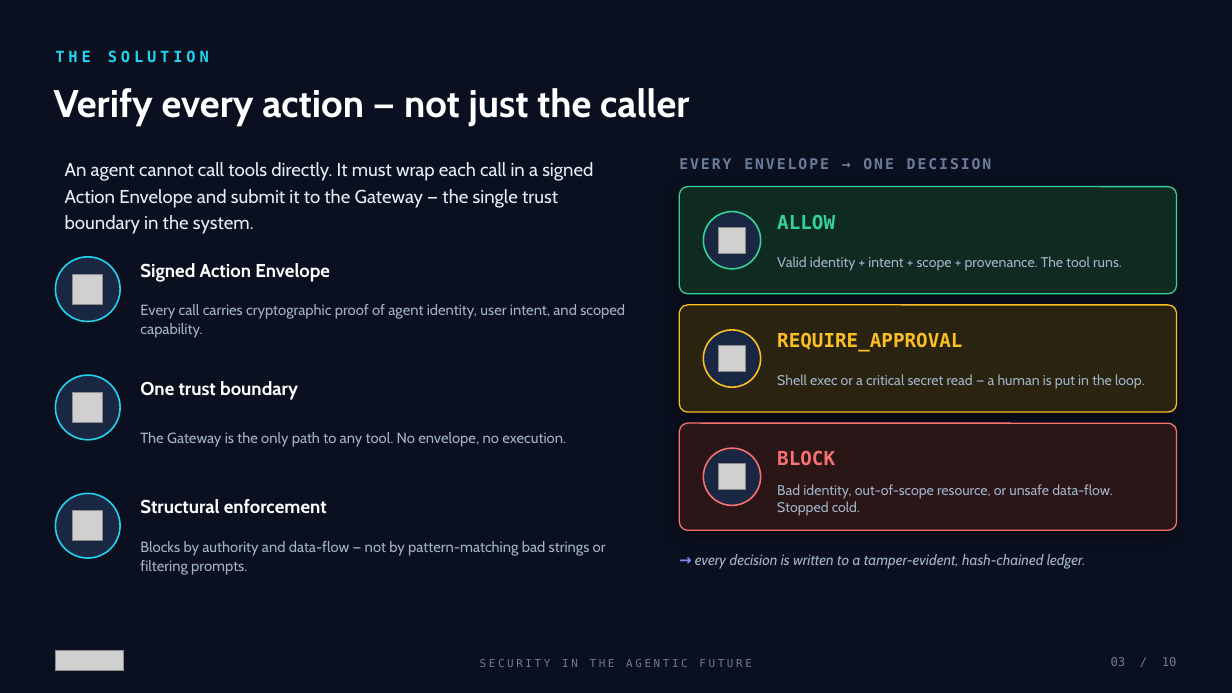
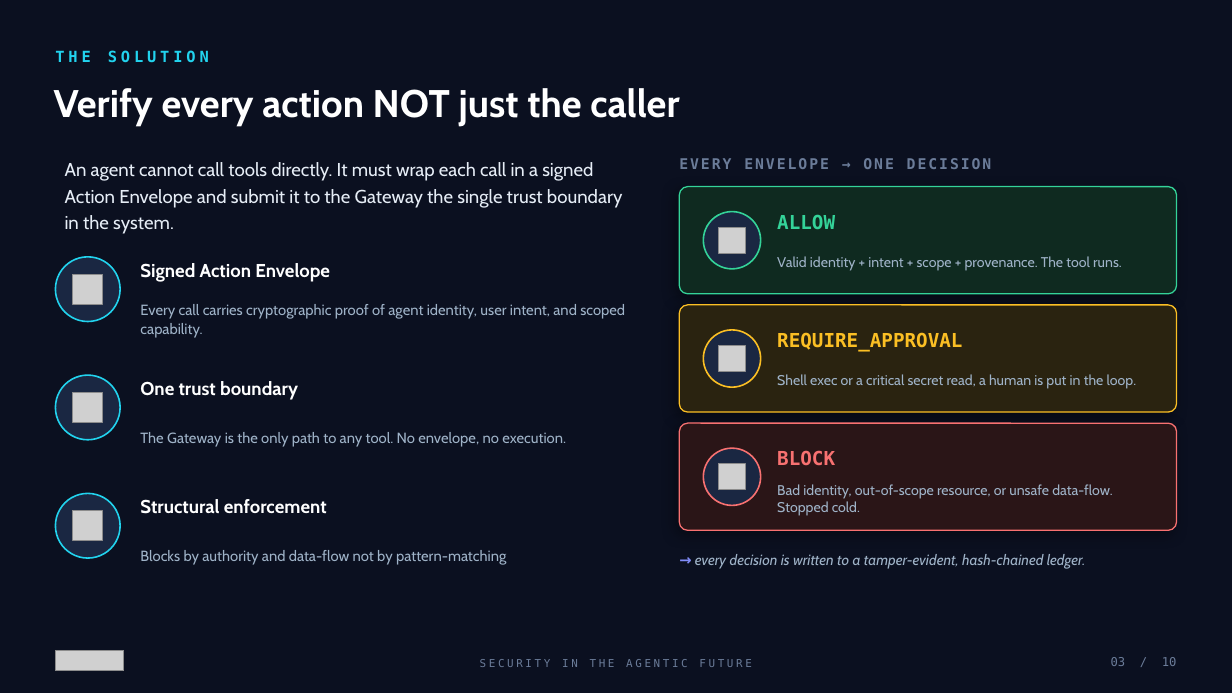
Before and after one commit to ASH1998/PACT, a slide deck: slide 3 of hackathon-deck/PACT_Deck.pptx. Drawn at 1232x693 pixels with LibreOffice and Linux fonts; fonts in the diff are those of the drawing; grey boxes stand for pictures. Boxes give left, top, right and bottom in pixels: in the first picture for what was removed or moved away, otherwise in the second. Text is boxed around its words. In the diff, an @@ line names an element or a change of style, - is before the commit and + after.

```diff
--- a/hackathon-deck/PACT_Deck.pptx
+++ b/hackathon-deck/PACT_Deck.pptx
@@ text at (x1=54, y1=88, x2=679, y2=126): text changed @@
-Verify every action — not just the caller
+Verify every action NOT just the caller
@@ text at (x1=65, y1=162, x2=622, y2=234): text changed @@
-An agent cannot call tools directly. It must wrap each call in a signed Action Envelope and submit it to the Gateway — the single trust boundary in the system.
+An agent cannot call tools directly. It must wrap each call in a signed Action Envelope and submit it to the Gateway the single trust boundary in the system.
@@ text at (x1=777, y1=374, x2=1137, y2=389): text changed @@
-Shell exec or a critical secret read — a human is put in the loop.
+Shell exec or a critical secret read, a human is put in the loop.
@@ text at (x1=140, y1=550, x2=506, y2=565): text changed @@
-Blocks by authority and data-flow — not by pattern-matching bad strings or filtering prompts.
+Blocks by authority and data-flow not by pattern-matching
```
Also in this commit, not shown: 7 other slides changed, 2 other files.
